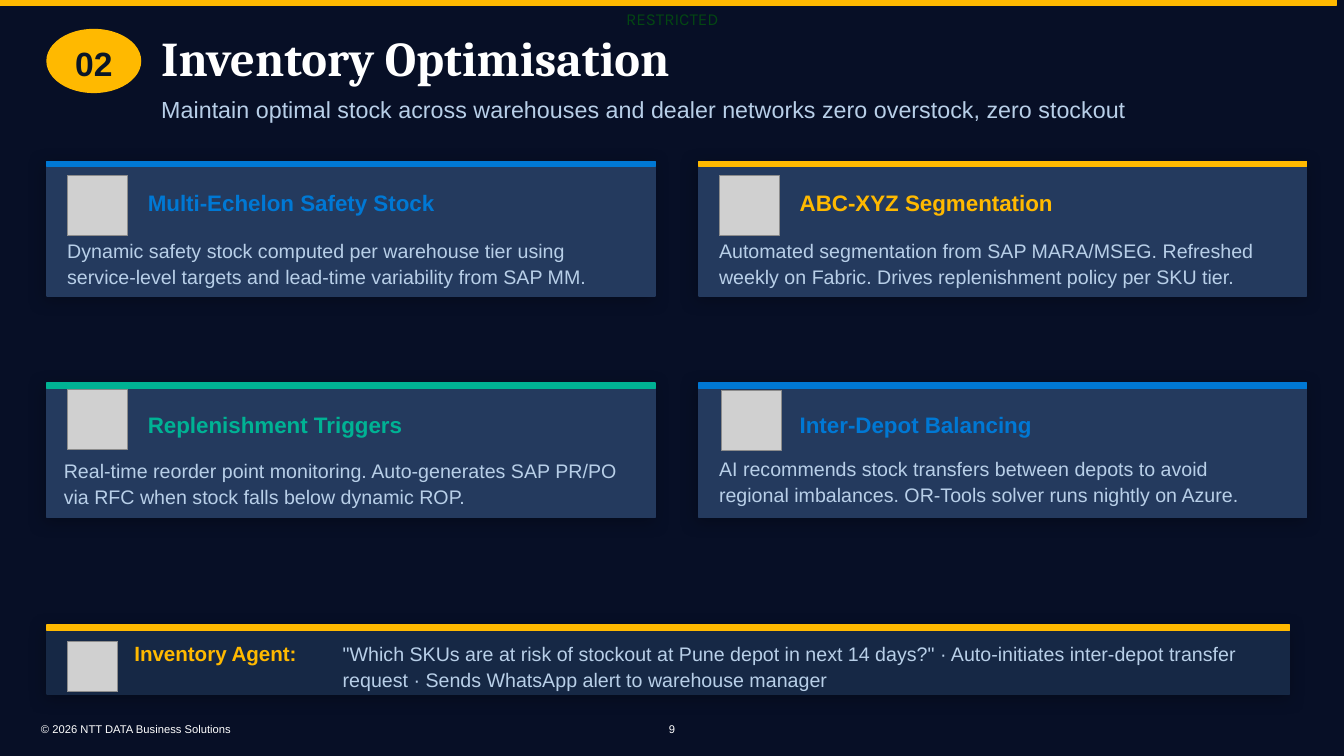
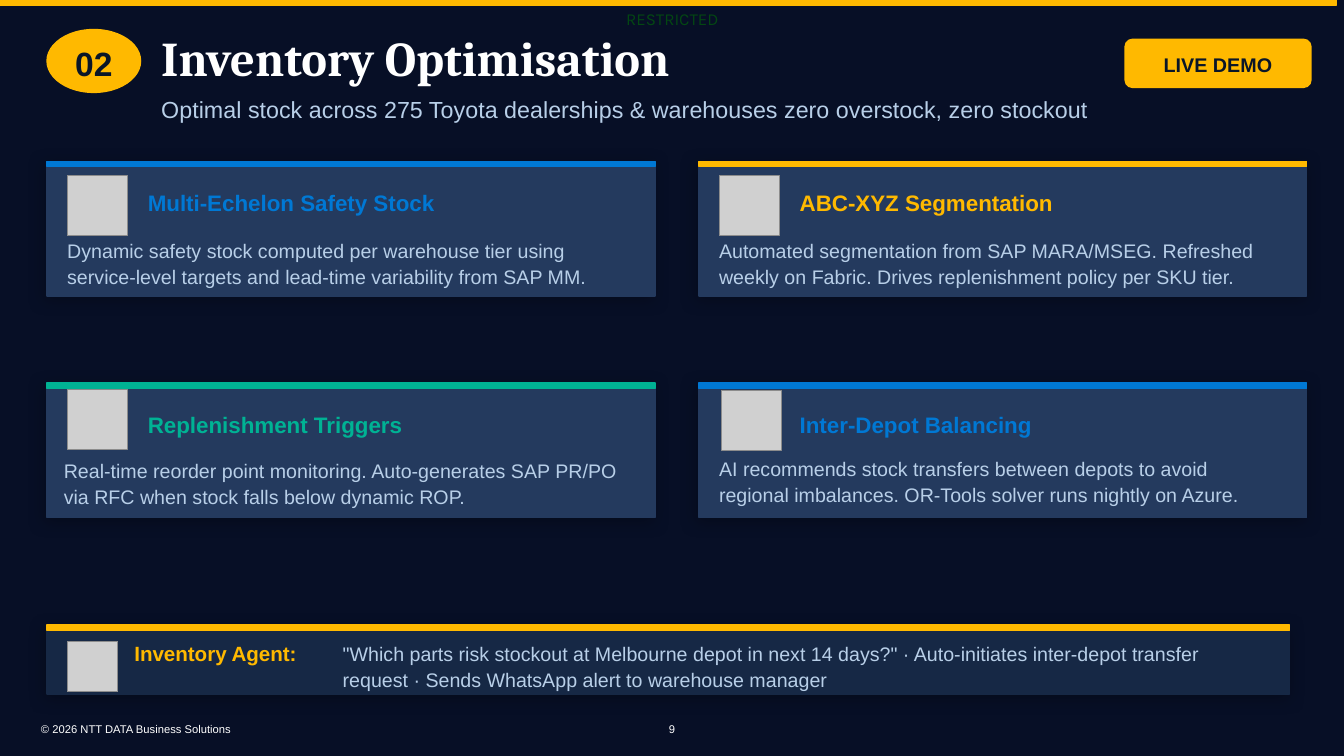
Before and after one commit to bhartiya75/ntt, a slide deck: slide 9 of backend/generated_ppts/NDBS_SAP_Supply_Chain_AI_v2.0.pptx. Drawn at 1344x756 pixels with LibreOffice and Linux fonts; fonts in the diff are those of the drawing; grey boxes stand for pictures; background and template pictures are left out. Boxes give left, top, right and bottom in pixels: in the first picture for what was removed or moved away, otherwise in the second. Text is boxed around its words. In the diff, an @@ line names an element or a change of style, - is before the commit and + after.

```diff
--- a/backend/generated_ppts/NDBS_SAP_Supply_Chain_AI_v2.0.pptx
+++ b/backend/generated_ppts/NDBS_SAP_Supply_Chain_AI_v2.0.pptx
@@ rounded rectangle added at [1124, 38, 1312, 88], fill #FFB900, 14.2 pt, text #0A1628, bold @@
+LIVE DEMO
@@ text at [161, 101, 1087, 123]: text changed @@
-Maintain optimal stock across warehouses and dealer networks zero overstock, zero stockout
+Optimal stock across 275 Toyota dealerships & warehouses zero overstock, zero stockout
@@ text at [343, 647, 1199, 691]: text changed @@
-"Which SKUs are at risk of stockout at Pune depot in next 14 days?" · Auto-initiates inter-depot transfer request · Sends WhatsApp alert to warehouse manager
+"Which parts risk stockout at Melbourne depot in next 14 days?" · Auto-initiates inter-depot transfer request · Sends WhatsApp alert to warehouse manager
```
Also in this commit, not shown: 13 other slides changed, 1 slide added, 4 other files.
